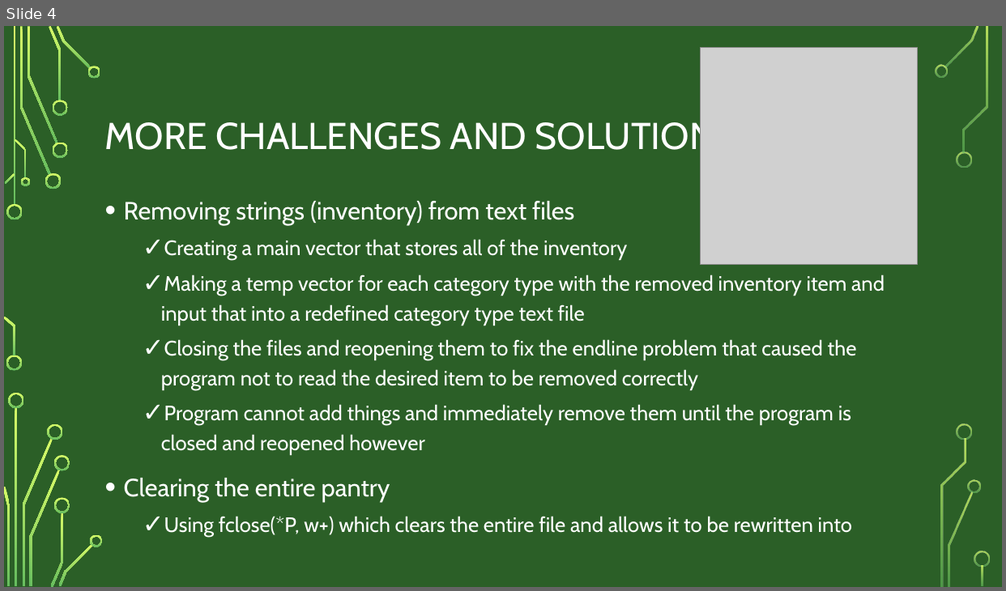
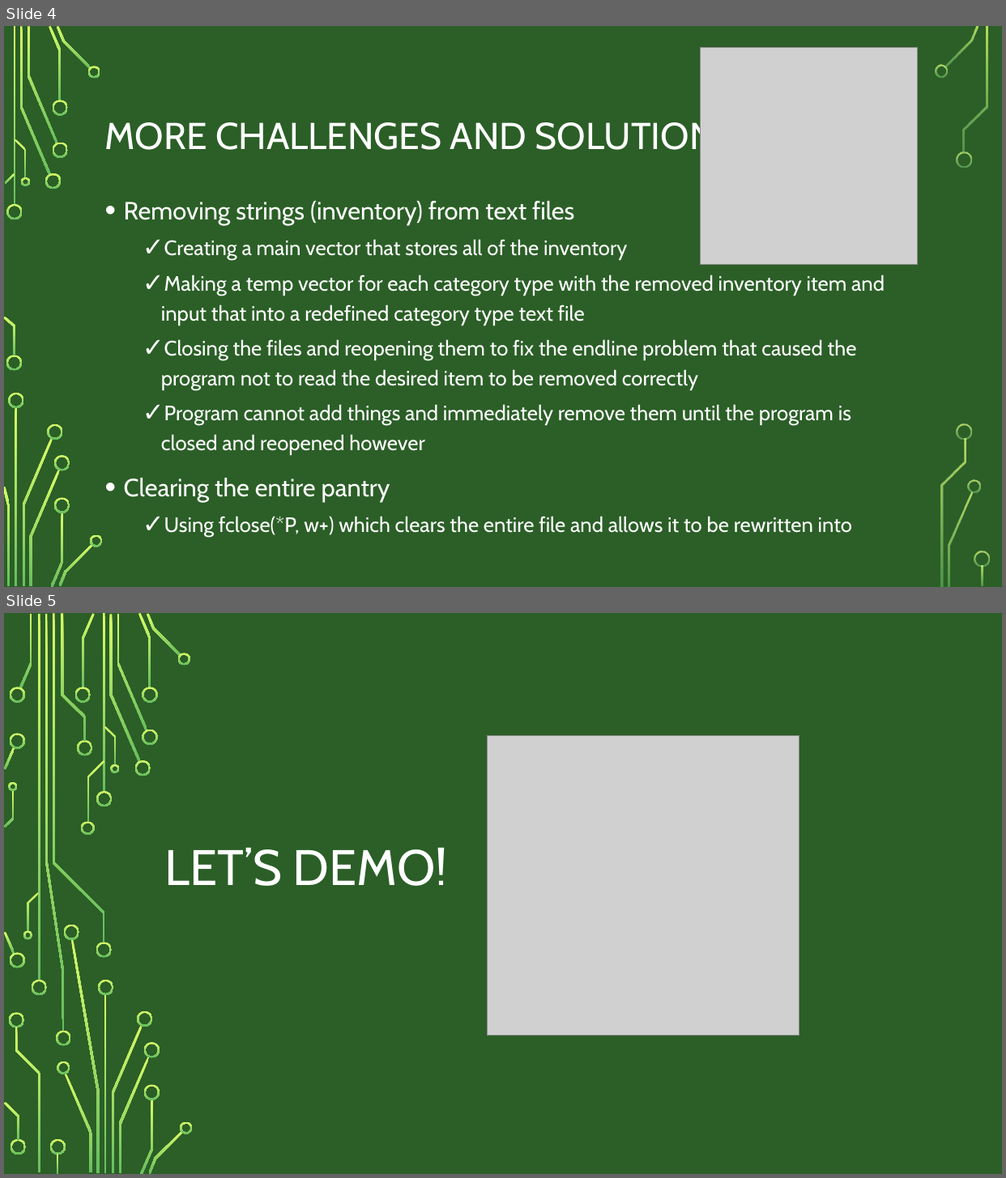
Before and after one commit to eparslow18/CS172FINAL_PROJECT, a slide deck: FINAL_PROJECT_PPT.pptx. Shown one above the other, each under a label of ours: slide 4 before the commit, slides 4 and 5 after it. The pictures are 1006x591 and 1006x1178 pixels, drawn with LibreOffice and Linux fonts; fonts in the diff are those of the drawing; grey boxes stand for pictures; background and template pictures are left out. Boxes give left, top, right and bottom in pixels: in the first picture for what was removed or moved away, otherwise in the second. Text is boxed around its words. In the diff, an @@ line names an element or a change of style, - is before the commit and + after.

```diff
--- a/FINAL_PROJECT_PPT.pptx
+++ b/FINAL_PROJECT_PPT.pptx
@@ slide 5 added at [4, 613, 1002, 1174], background picture (left out) @@
@@ picture added at [487, 736, 799, 1036] @@
@@ title added at [165, 848, 448, 886], 48 pt, text #FFFFFF @@
+LET’S DEMO!
@@ group added at [4, 613, 193, 1174]: 50 freeform shapes, 4 rectangles @@
```
Also in this commit, not shown: 2 slides changed.
